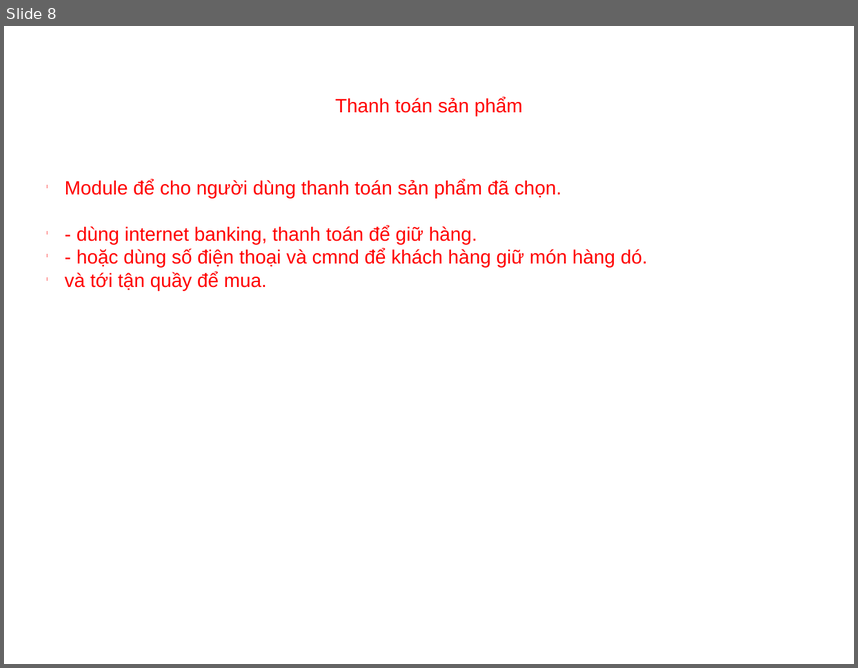
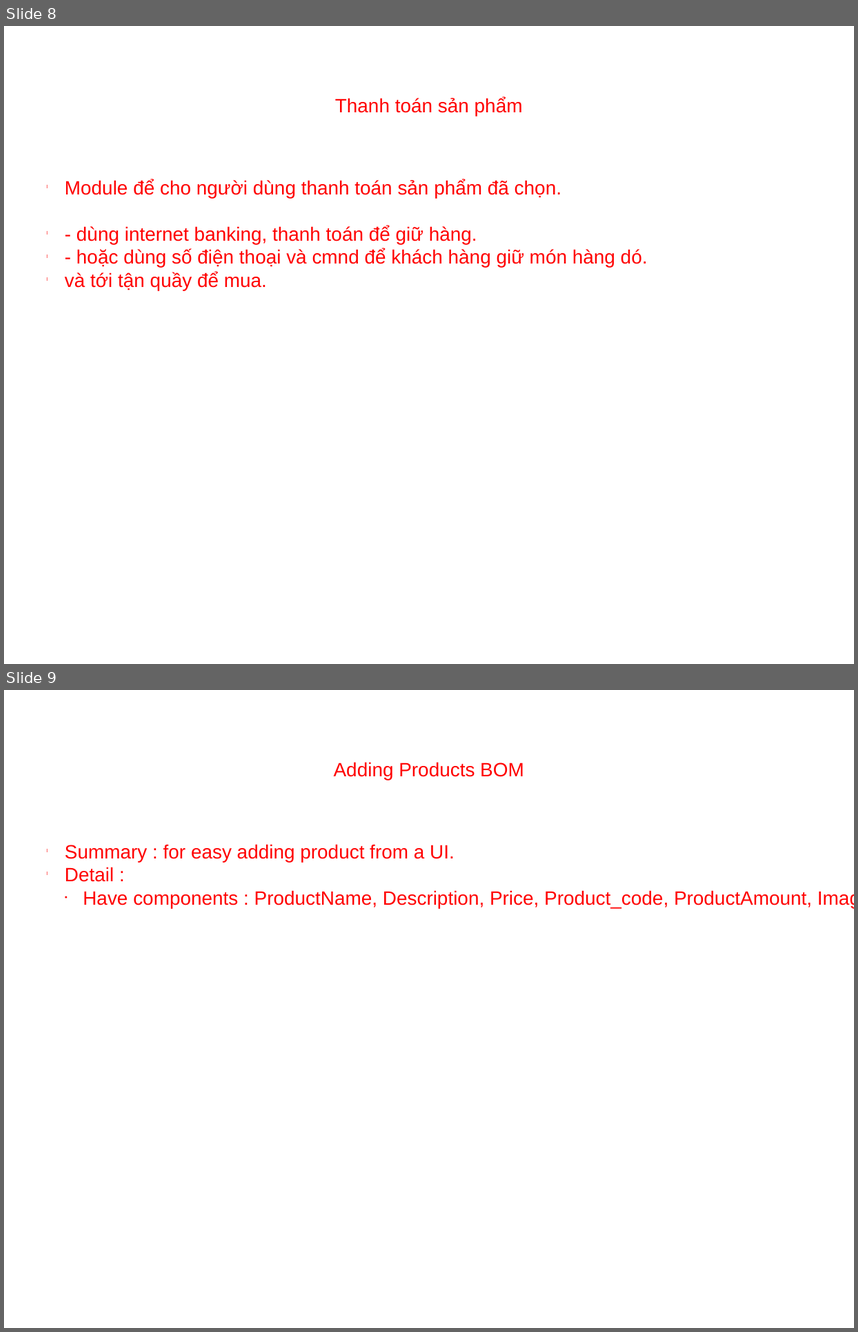
Before and after one commit to aoteman9527/for-imagine-world, a slide deck: DOCUMENTs/Module Ban Hang/Overview.Shopping.Module.v.0.0.2.pptx. Shown one above the other, each under a label of ours: slide 8 before the commit, slides 8 and 9 after it. The pictures are 858x668 and 858x1332 pixels, drawn with LibreOffice and Linux fonts; fonts in the diff are those of the drawing. Boxes give left, top, right and bottom in pixels: in the first picture for what was removed or moved away, otherwise in the second. Text is boxed around its words. In the diff, an @@ line names an element or a change of style, - is before the commit and + after.

```diff
--- a/DOCUMENTs/Module Ban Hang/Overview.Shopping.Module.v.0.0.2.pptx
+++ b/DOCUMENTs/Module Ban Hang/Overview.Shopping.Module.v.0.0.2.pptx
@@ slide 9 added at box(4, 690, 854, 1328), background #FFFFFF @@
@@ text added at box(334, 762, 524, 780), 18 pt, text #FF0000 @@
+Adding Products BOM
@@ text added at box(65, 844, 812, 908), 18 pt, text #FF0000 @@
+l Summary : for easy adding product from a UI.
+l Detail :
+  ● Have components : ProductName, Description, Price, Product_code, ProductAmount, ImageUrl.
```
Also in this commit, not shown: 2 slides changed.
